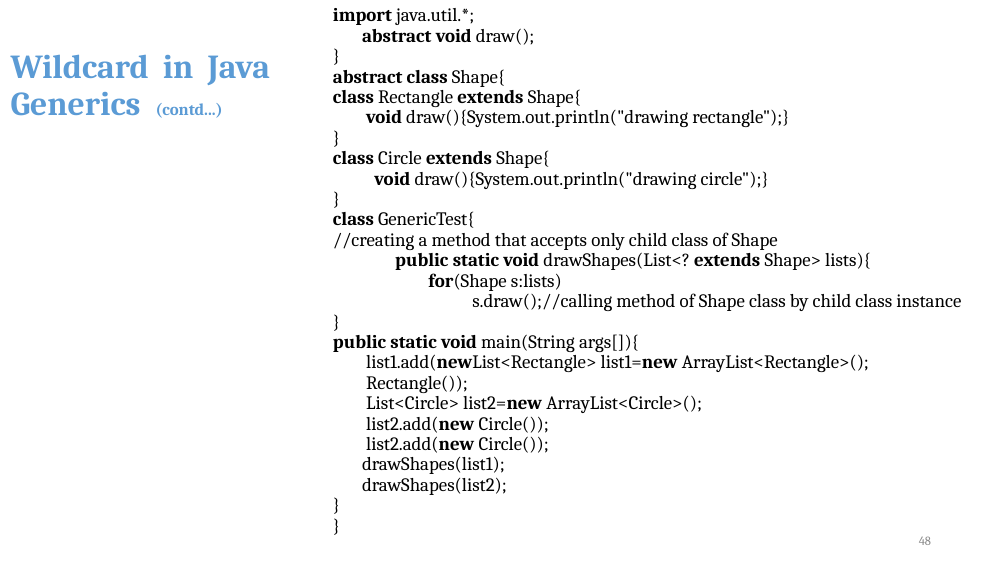
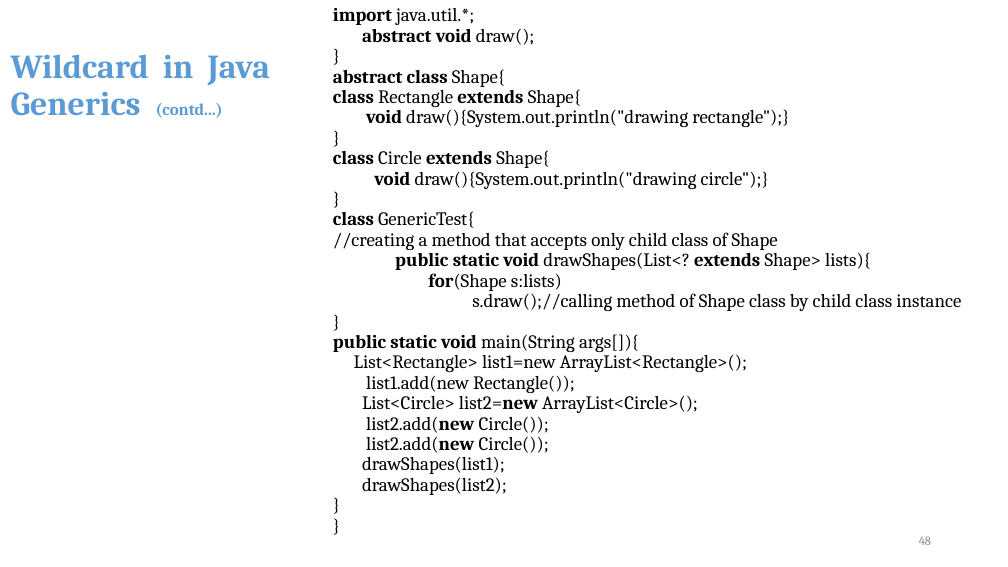
Before and after one commit to suniljeevan/Scalable-Application-Development-using-Java, a slide deck: slide 48 of COURSE MATERIALS/Module4 _CSE2503.pptx. Drawn at 1008x567 pixels with LibreOffice and Linux fonts; fonts in the diff are those of the drawing. Boxes give left, top, right and bottom in pixels: in the first picture for what was removed or moved away, otherwise in the second. Text is boxed around its words. In the diff, an @@ line names an element or a change of style, - is before the commit and + after.

```diff
--- a/COURSE MATERIALS/Module4 _CSE2503.pptx
+++ b/COURSE MATERIALS/Module4 _CSE2503.pptx
@@ text at (x1=354, y1=351, x2=747, y2=393): text changed @@
-list1.add(newList<Rectangle> list1=new ArrayList<Rectangle>();
-Rectangle());
+List<Rectangle> list1=new ArrayList<Rectangle>();
+list1.add(new Rectangle());
```
Also in this commit, not shown: 3 other files.
